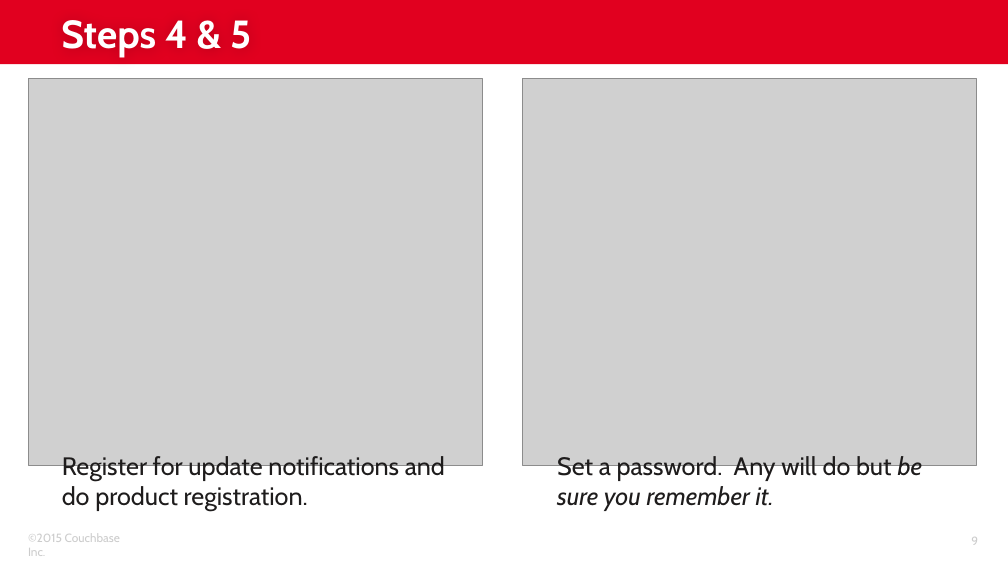
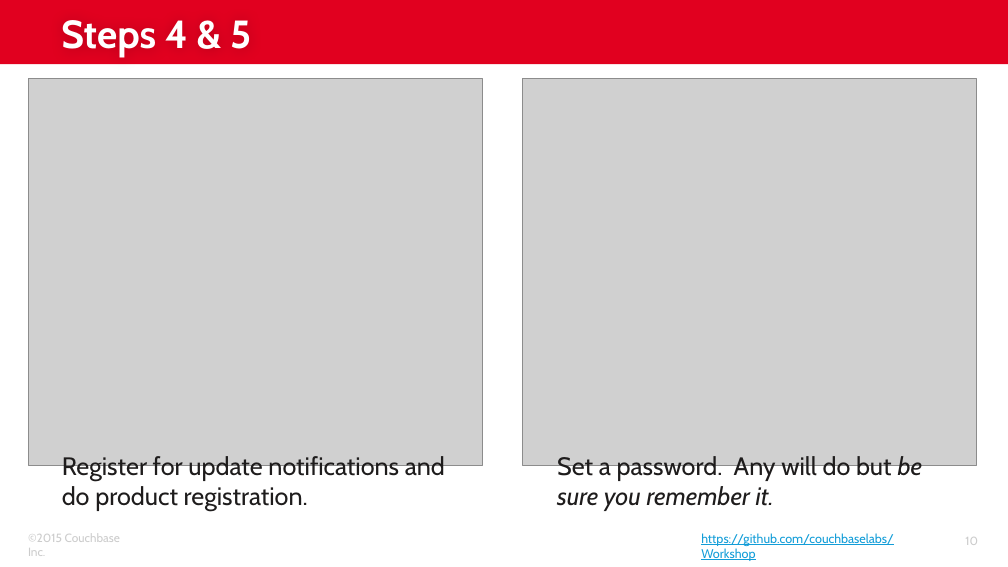
Before and after one commit to subalakr/workshop, a slide deck: slide 10 of server/presentations/02_Lab_Setup.pptx (slide 9 before the commit). Drawn at 1008x567 pixels with LibreOffice and Linux fonts; fonts in the diff are those of the drawing; grey boxes stand for pictures; background and template pictures are left out. Boxes give left, top, right and bottom in pixels: in the first picture for what was removed or moved away, otherwise in the second. Text is boxed around its words. In the diff, an @@ line names an element or a change of style, - is before the commit and + after.

```diff
--- a/server/presentations/02_Lab_Setup.pptx
+++ b/server/presentations/02_Lab_Setup.pptx
@@ text added at box(701, 533, 894, 561), 9 pt, text #129DD8, underline @@
+https://github.com/couchbaselabs/Workshop
@@ page number at box(965, 537, 978, 545): text changed @@
-9
+10
```
Also in this commit, not shown: 12 other slides changed, 1 slide added.
